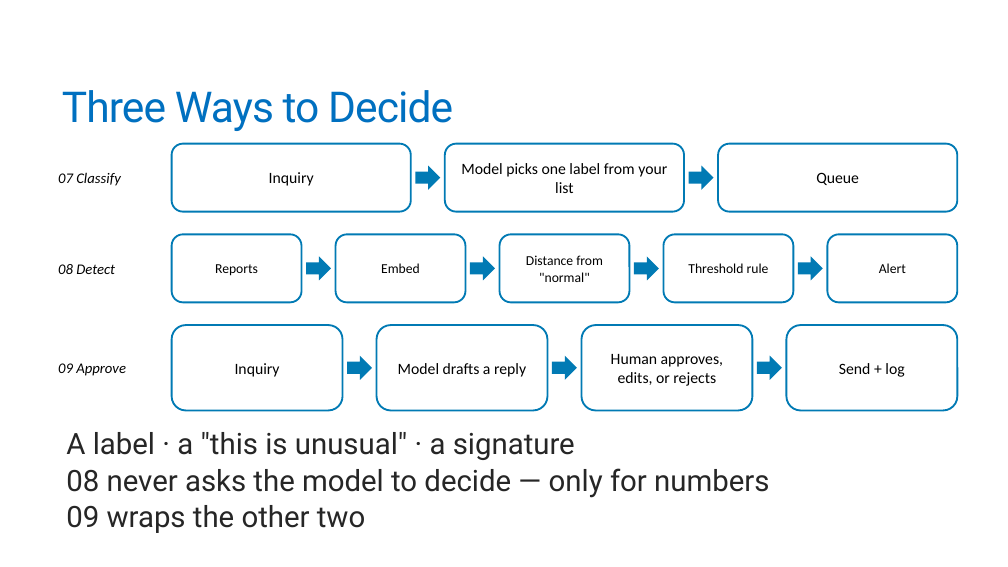
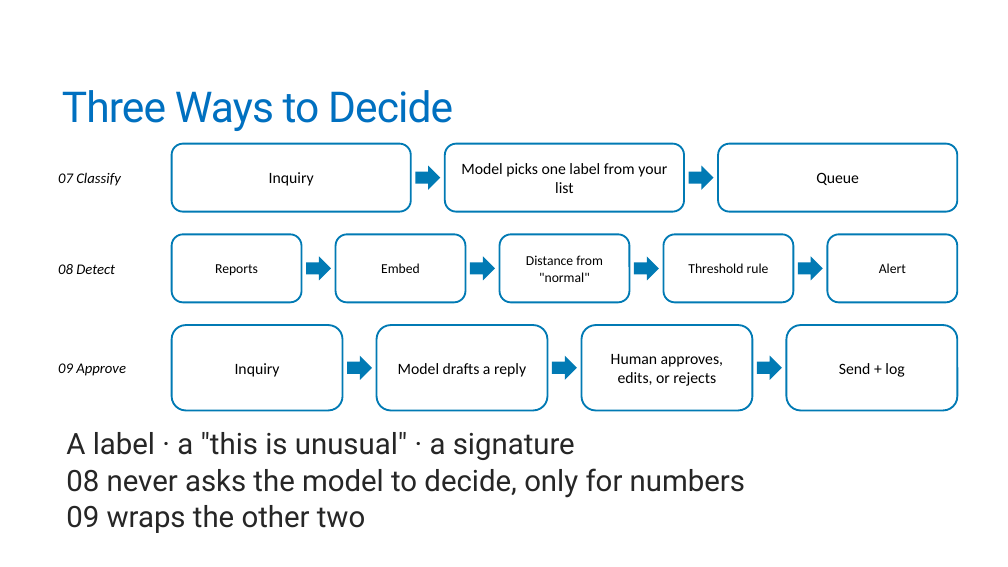
Before and after one commit to trailheadtechnology/10-ai-features-workshop, a slide deck: slide 10 of docs/slides/pptx/M3-deciding.pptx. Drawn at 1008x567 pixels with LibreOffice and Linux fonts; fonts in the diff are those of the drawing. Boxes give left, top, right and bottom in pixels: in the first picture for what was removed or moved away, otherwise in the second. Text is boxed around its words. In the diff, an @@ line names an element or a change of style, - is before the commit and + after.

```diff
--- a/docs/slides/pptx/M3-deciding.pptx
+++ b/docs/slides/pptx/M3-deciding.pptx
@@ text at [66,468,745,498]: text changed @@
-  08 never asks the model to decide — only for numbers
+  08 never asks the model to decide, only for numbers
```
Also in this commit, not shown: 3 other slides changed, 16 other files.
